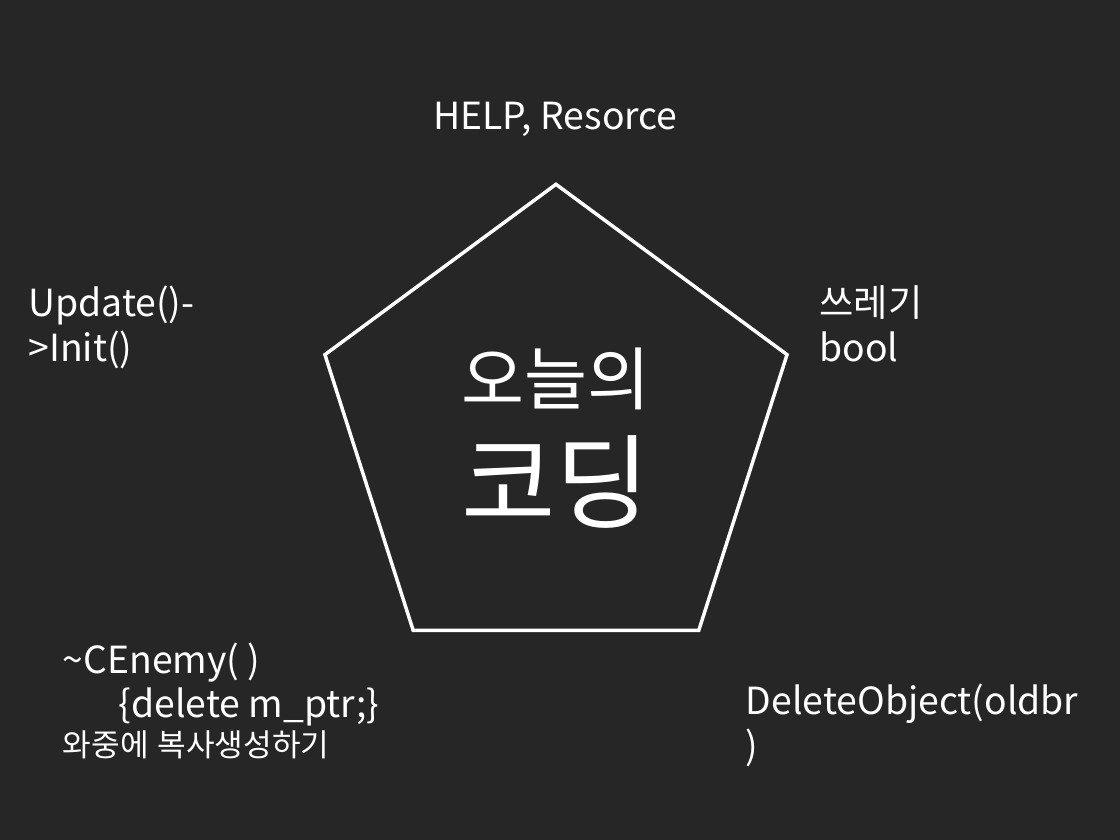
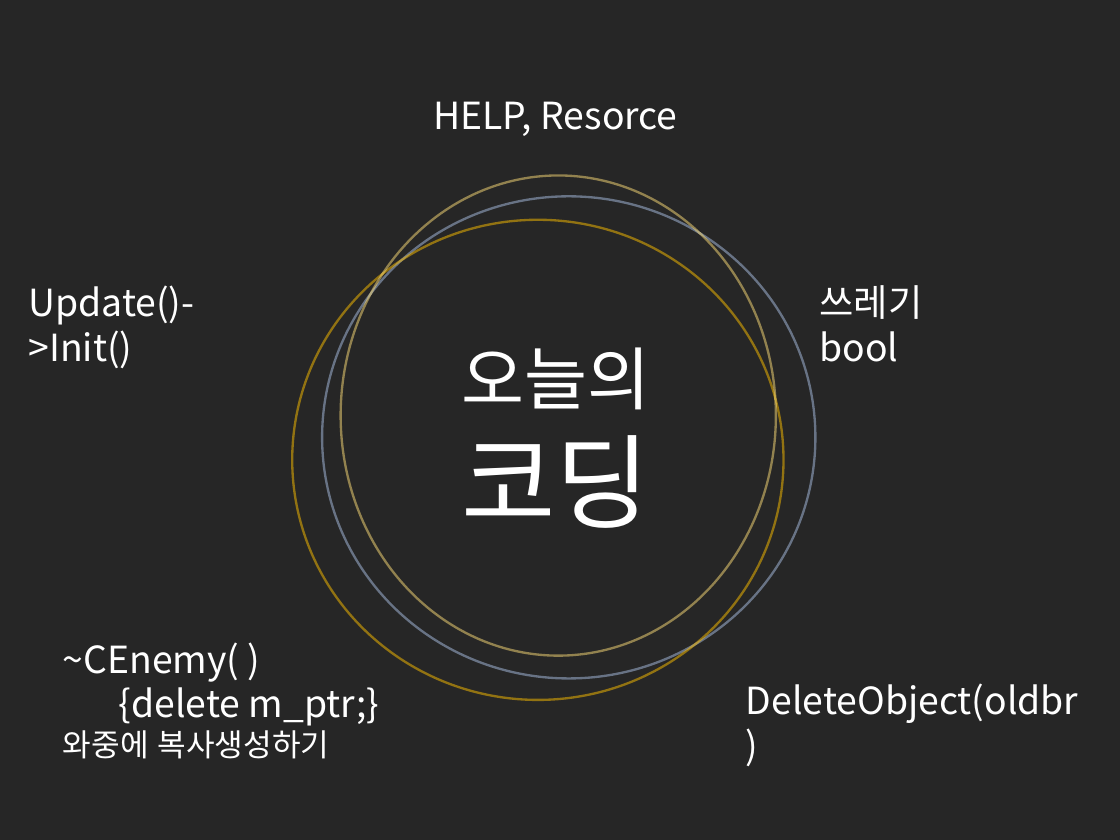
Before and after one commit to cmTEJAVA/Satellite, a slide deck: slide 13 of 발표자료/API 텀프로젝트 발표자료.pptx. Drawn at 1120x840 pixels with LibreOffice and Linux fonts; fonts in the diff are those of the drawing. Boxes give left, top, right and bottom in pixels: in the first picture for what was removed or moved away, otherwise in the second. Text is boxed around its words. In the diff, an @@ line names an element or a change of style, - is before the commit and + after.

```diff
--- a/발표자료/API 텀프로젝트 발표자료.pptx
+++ b/발표자료/API 텀프로젝트 발표자료.pptx
@@ ellipse added at <box>340,176,776,656</box>, outline #FF5B5B 1.5 pt @@
@@ ellipse added at <box>323,196,815,678</box>, outline #ABC0E4 1.5 pt @@
@@ pentagon removed at <box>325,185,787,631</box> @@
@@ ellipse added at <box>292,220,784,700</box>, outline #FF0000 1.5 pt @@
```
Also in this commit, not shown: 4 other slides changed, 2 other files.
